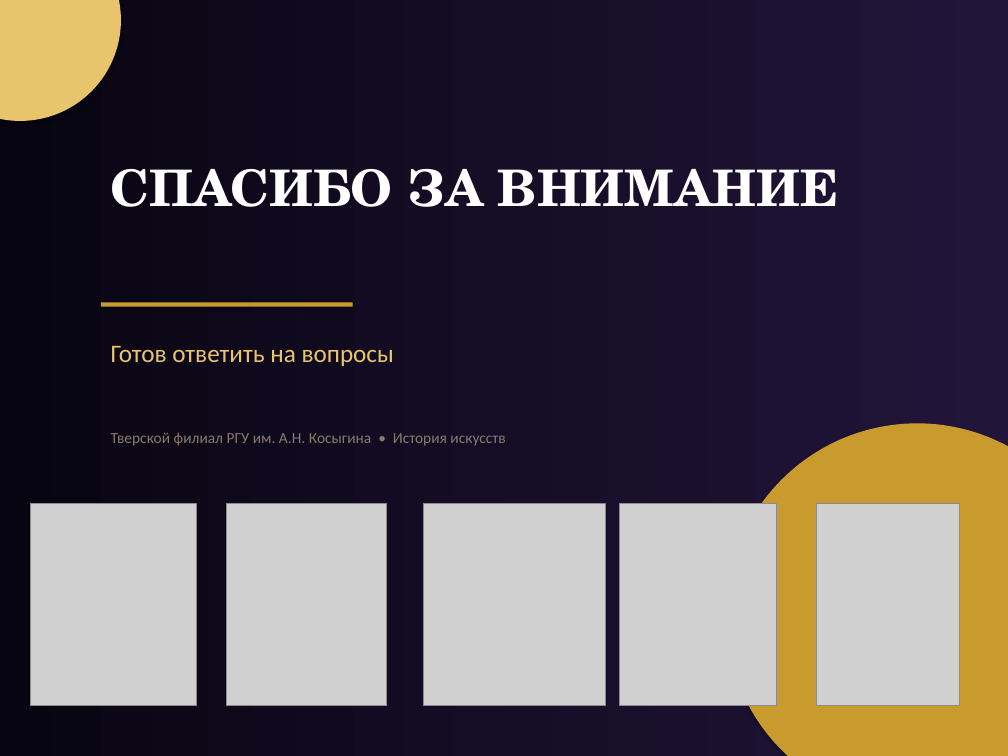
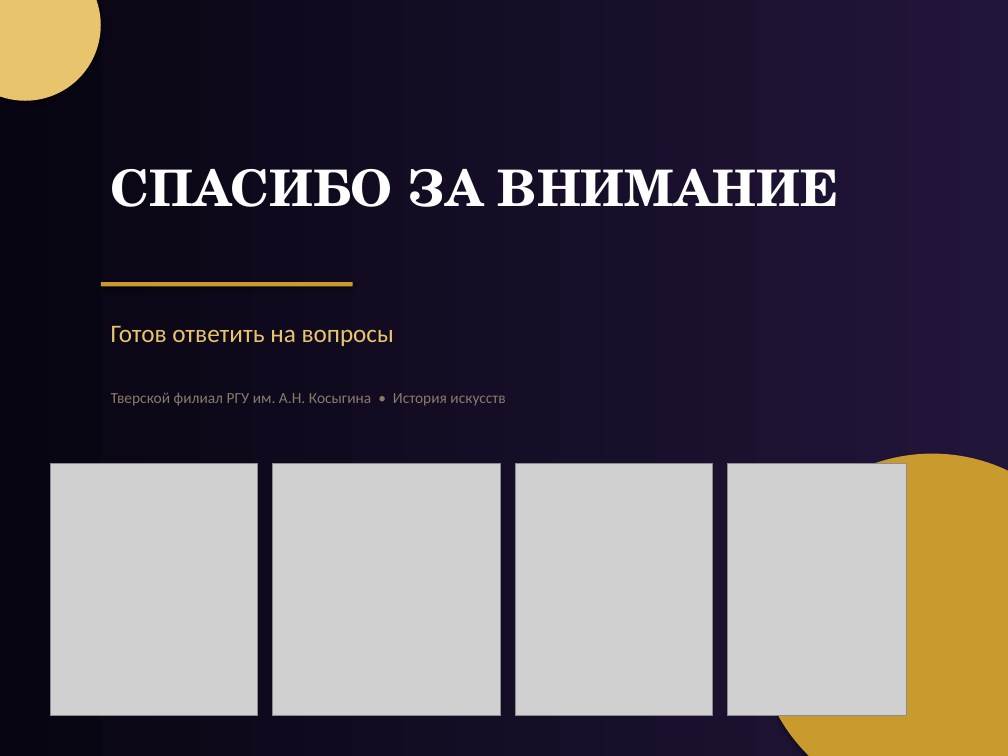
Before and after one commit to nanashi-git/git-demo, a slide deck: slide 11 of Van_Dyck_Presentation.pptx. Drawn at 1008x756 pixels with LibreOffice and Linux fonts; fonts in the diff are those of the drawing; grey boxes stand for pictures. Boxes give left, top, right and bottom in pixels: in the first picture for what was removed or moved away, otherwise in the second. Text is boxed around its words. In the diff, an @@ line names an element or a change of style, - is before the commit and + after.

```diff
--- a/Van_Dyck_Presentation.pptx
+++ b/Van_Dyck_Presentation.pptx
@@ ellipse resized from (x1=0, y1=0, x2=121, y2=121) to (x1=0, y1=0, x2=101, y2=101) @@
@@ rectangle moved from (x1=101, y1=302, x2=353, y2=306) to (x1=101, y1=282, x2=353, y2=286) @@
@@ text "Готов ответить на вопросы" moved from (x1=111, y1=346, x2=394, y2=366) to (x1=111, y1=326, x2=394, y2=346) @@
@@ text "Тверской филиал РГУ им. А.Н. ..." moved from (x1=111, y1=432, x2=505, y2=446) to (x1=111, y1=392, x2=505, y2=406) @@
@@ picture resized from (x1=30, y1=504, x2=197, y2=706) to (x1=50, y1=464, x2=258, y2=716) @@
@@ picture resized from (x1=423, y1=504, x2=606, y2=706) to (x1=273, y1=464, x2=501, y2=716) @@
@@ picture resized from (x1=620, y1=504, x2=777, y2=706) to (x1=516, y1=464, x2=713, y2=716) @@
@@ picture resized from (x1=816, y1=504, x2=960, y2=706) to (x1=728, y1=464, x2=907, y2=716) @@
@@ ellipse resized from (x1=726, y1=423, x2=1008, y2=756) to (x1=756, y1=454, x2=1008, y2=756) @@
@@ picture removed at (x1=227, y1=504, x2=387, y2=706) @@
```
Also in this commit, not shown: 10 other slides changed, 1 other file.
